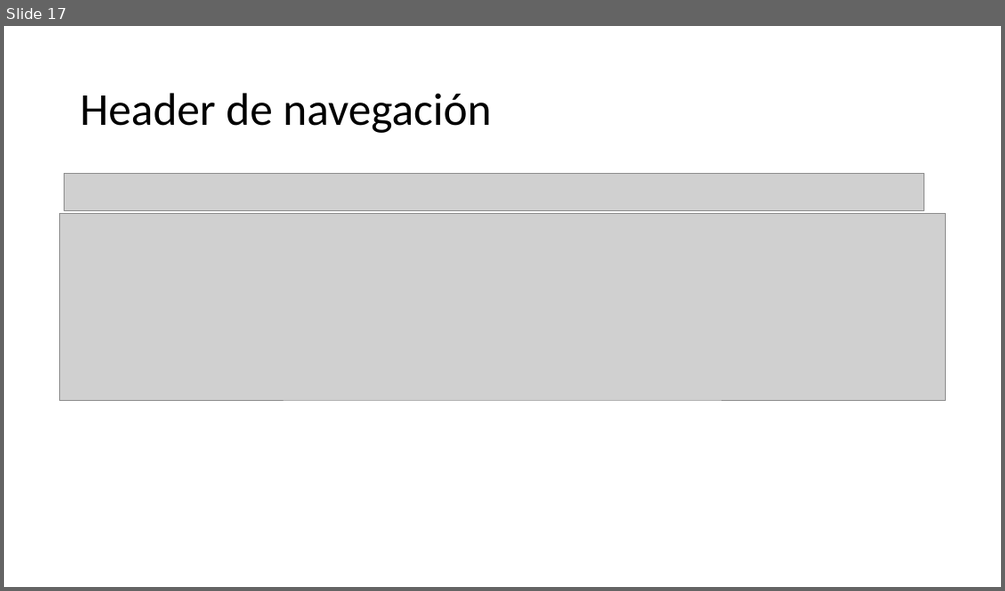
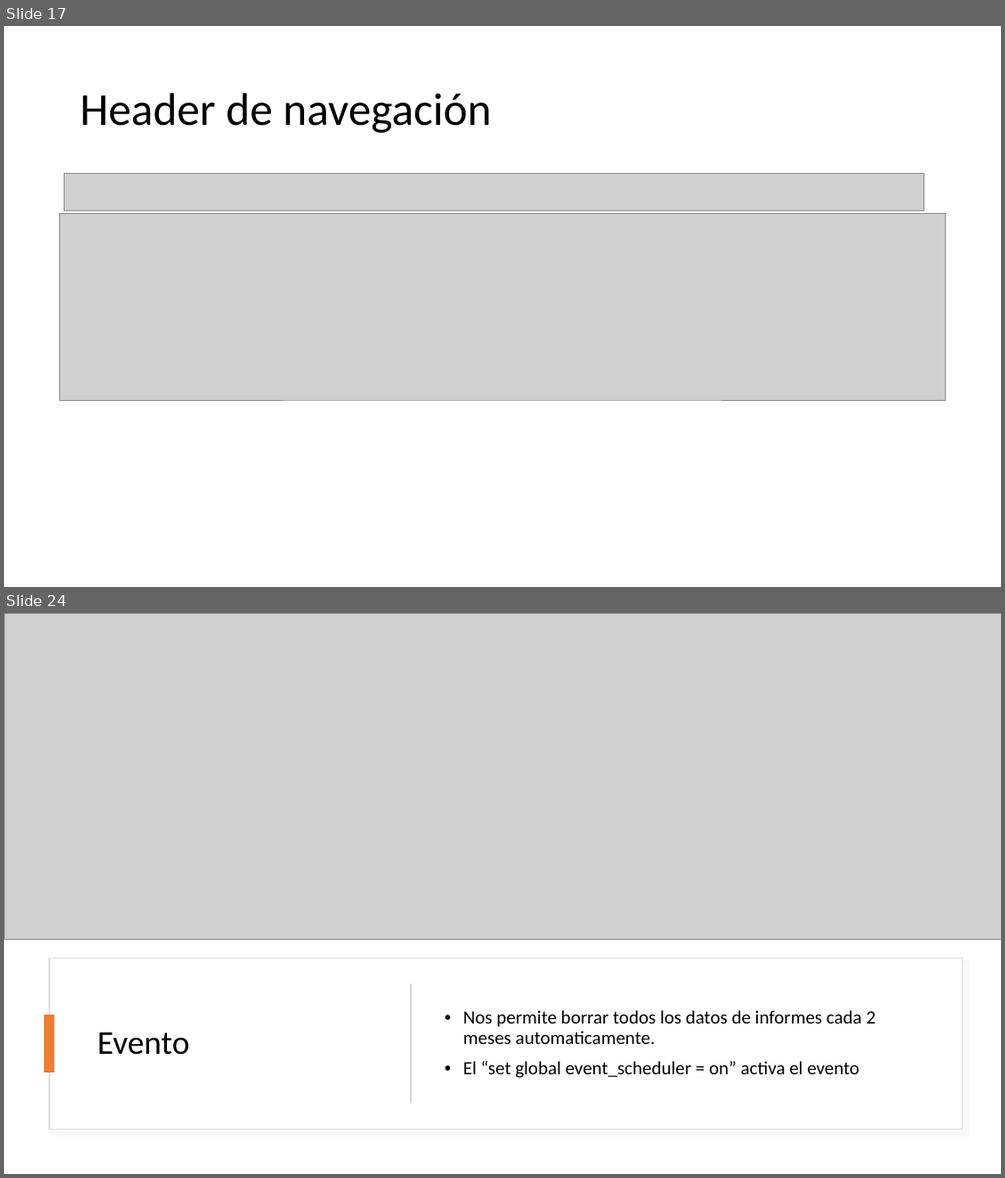
Before and after one commit to JiaChengZhang14/Proyecto_Grupal-ITV, a slide deck: comun/PresentacionITV.pptx. Shown one above the other, each under a label of ours: slide 17 before the commit, slides 17 and 24 after it; the slides between them are not shown. The pictures are 1005x591 and 1005x1178 pixels, drawn with LibreOffice and Linux fonts; fonts in the diff are those of the drawing; grey boxes stand for pictures. Boxes give left, top, right and bottom in pixels: in the first picture for what was removed or moved away, otherwise in the second. Text is boxed around its words. In the diff, an @@ line names an element or a change of style, - is before the commit and + after.

```diff
--- a/comun/PresentacionITV.pptx
+++ b/comun/PresentacionITV.pptx
@@ slide 24 added at (x1=4, y1=613, x2=1001, y2=1174), background #FFFFFF @@
@@ picture added at (x1=4, y1=613, x2=1001, y2=940) @@
@@ rectangle added at (x1=49, y1=957, x2=963, y2=1128), fill #FFFFFF, outline #DEDEDE 1 pt @@
@@ rectangle added at (x1=410, y1=984, x2=412, y2=1103), fill #D5D5D5 @@
@@ text added at (x1=463, y1=1010, x2=876, y2=1078), 18 pt, text #000000 @@
+• Nos permite borrar todos los datos de informes cada 2 meses automaticamente.
+• El “set global event_scheduler = on” activa el evento
@@ rectangle added at (x1=44, y1=1014, x2=55, y2=1072), fill #ED7D31 @@
@@ title added at (x1=97, y1=1032, x2=190, y2=1054), 32 pt, text #000000 @@
+Evento
```
Also in this commit, not shown: 9 slides changed, 6 other slides added, 1 slide removed, 2 other files.
